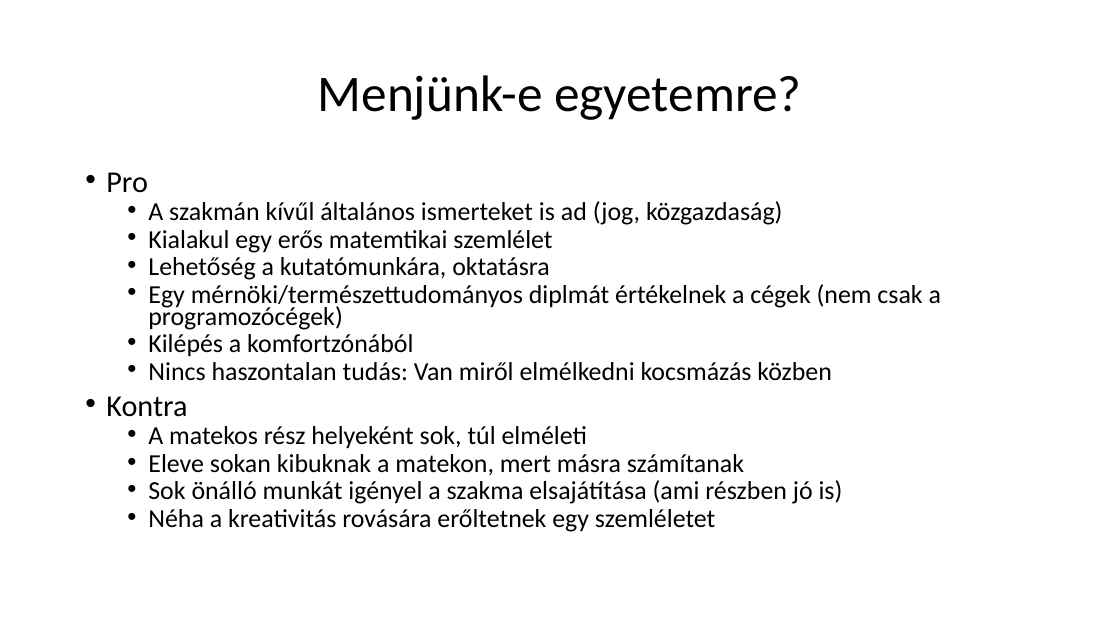
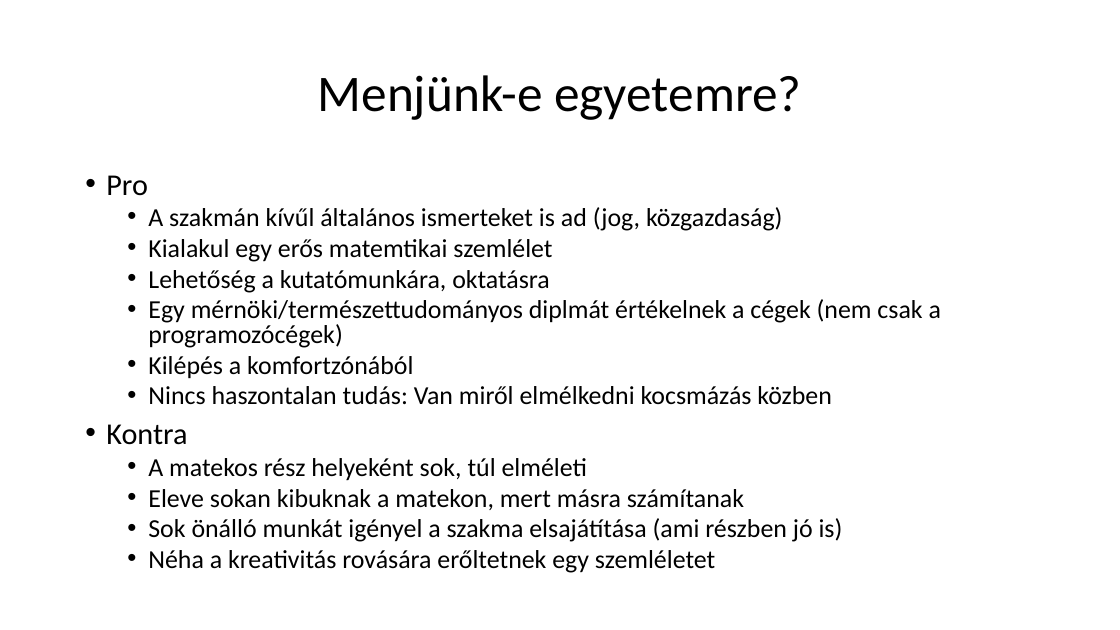
Before and after one commit to nagyandras95/Egyetem, a slide deck: slide 4 of efop/03/Programozók világa.pptx. Drawn at 1120x630 pixels with LibreOffice and Linux fonts; fonts in the diff are those of the drawing. Boxes give left, top, right and bottom in pixels: in the first picture for what was removed or moved away, otherwise in the second. Text is boxed around its words. In the diff, an @@ line names an element or a change of style, - is before the commit and + after.

```diff
--- a/efop/03/Programozók világa.pptx
+++ b/efop/03/Programozók világa.pptx
@@ text "Pro" at <box>106,175,941,573</box>: line spacing 0.7 to 0.8 @@
```
Also in this commit, not shown: 7 other slides changed, 1 other file.
